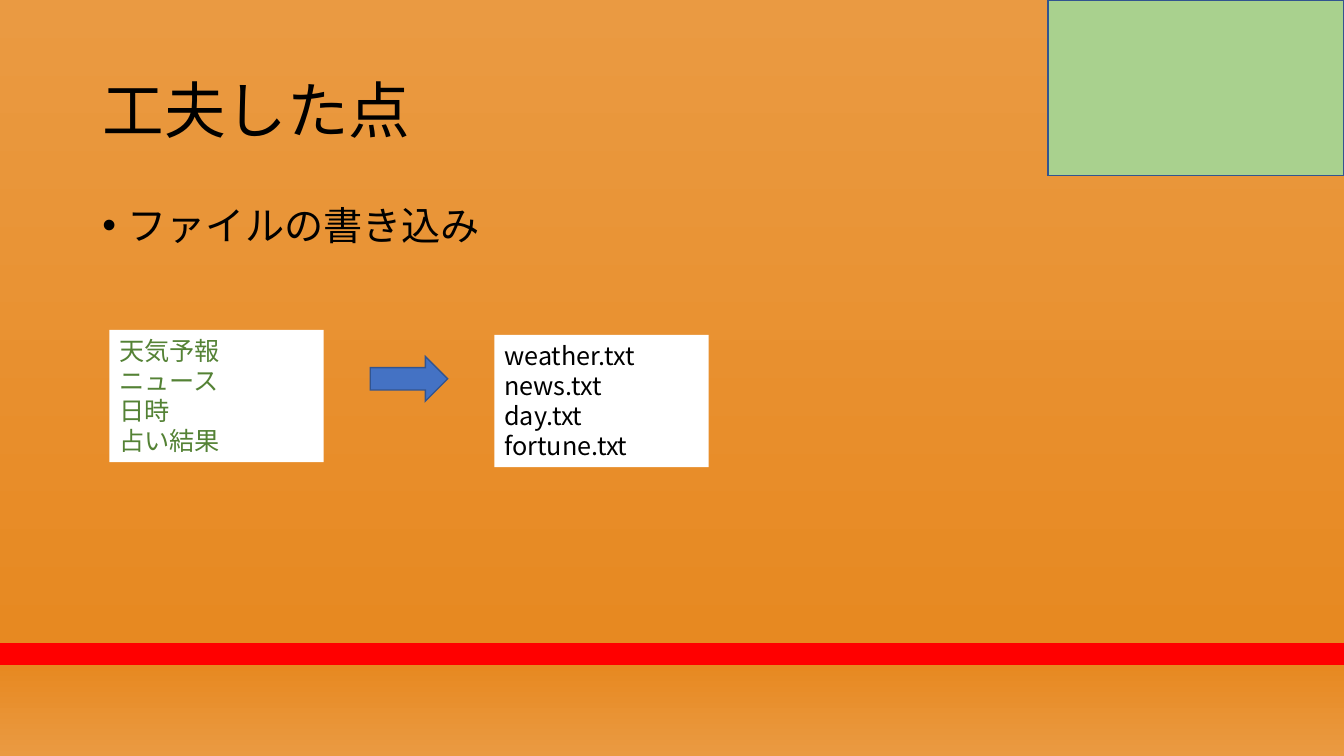
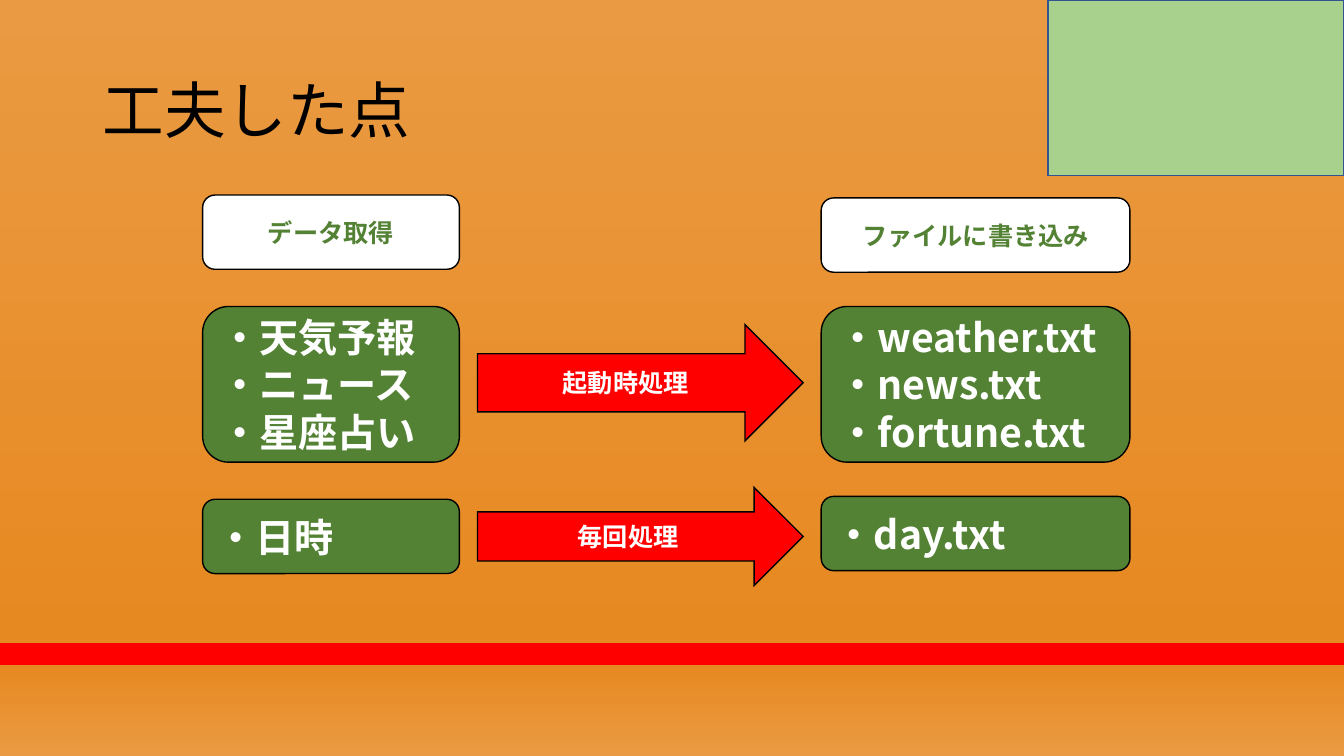
Before and after one commit to RikiishiSuzunosuke/AIspeaker_yosie, a slide deck: slide 15 of presentation/第二回プレゼン_アウトライン.pptx. Drawn at 1344x756 pixels with LibreOffice and Linux fonts; fonts in the diff are those of the drawing. Boxes give left, top, right and bottom in pixels: in the first picture for what was removed or moved away, otherwise in the second. Text is boxed around its words. In the diff, an @@ line names an element or a change of style, - is before the commit and + after.

```diff
--- a/presentation/第二回プレゼン_アウトライン.pptx
+++ b/presentation/第二回プレゼン_アウトライン.pptx
@@ rounded rectangle added at <box>203,196,460,270</box>, fill #FFFFFF, outline #000000 1 pt, 18 pt, text #548235, bold @@
+データ取得
@@ rounded rectangle "ファイルに書き込み": place and size @@
-rounded rectangle "ファイルに書き込み" at <box>128,207,480,244</box>
+rounded rectangle "ファイルに書き込み" at <box>822,198,1130,272</box>
@@ rounded rectangle "ファイルに書き込み" at <box>822,198,1130,272</box>: vertical alignment top to middle; fill none to #FFFFFF; outline none to #000000 1 pt @@
@@ text in rounded rectangle at <box>862,223,1089,248</box>: text changed; size 28 to 18 pt; text colour #000000 to #548235; bold on @@
-• ファイルの書き込み
+ファイルに書き込み
@@ rounded rectangle "・天気予報": place and size @@
-rounded rectangle "・天気予報" at <box>109,330,324,462</box>
+rounded rectangle "・天気予報" at <box>203,307,460,462</box>
@@ rounded rectangle "・天気予報" at <box>203,307,460,462</box>: vertical alignment top to middle; rectangle to rounded rectangle; fill #FFFFFF to #548235; outline none to #000000 1 pt @@
@@ text in rounded rectangle at <box>220,318,416,451</box>: text changed; size 18 to 28 pt; text colour #548235 to #FFFFFF; bold on @@
-天気予報
-ニュース
-日時
-占い結果
+・天気予報
+・ニュース
+・星座占い
@@ right arrow added at <box>478,325,804,441</box>, fill #FF0000, outline #000000 1 pt, 18 pt, text #FFFFFF, bold @@
+起動時処理
@@ rounded rectangle added at <box>822,307,1130,462</box>, fill #548235, outline #000000 1 pt, 28 pt, text #FFFFFF, bold @@
+・weather.txt
+・news.txt
+・fortune.txt
@@ right arrow removed at <box>370,357,448,401</box> @@
@@ rectangle removed at <box>495,335,710,467</box> @@
-weather.txt
-news.txt
-day.txt
-fortune.txt
@@ rounded rectangle added at <box>203,499,460,574</box>, fill #548235, outline #000000 1 pt, 28 pt, text #FFFFFF, bold @@
+・日時
@@ right arrow added at <box>478,488,804,586</box>, fill #FF0000, outline #000000 1 pt, 18 pt, text #FFFFFF, bold @@
+毎回処理
@@ rounded rectangle added at <box>822,496,1130,571</box>, fill #548235, outline #000000 1 pt, 28 pt, text #FFFFFF, bold @@
+・day.txt
```
Also in this commit, not shown: 10 other slides changed, 1 other file.
